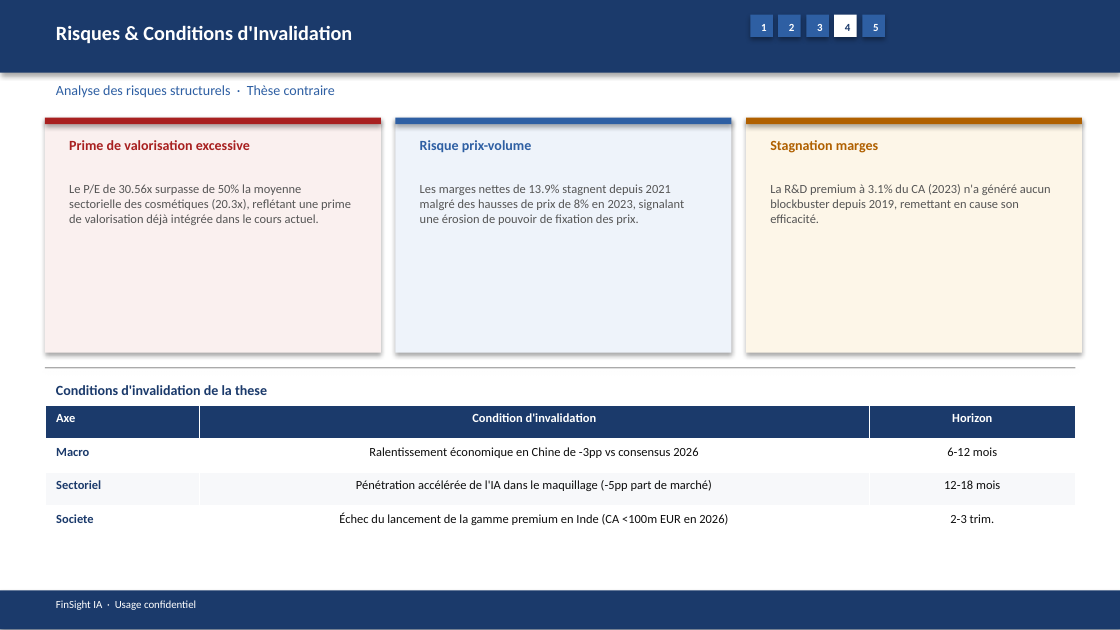
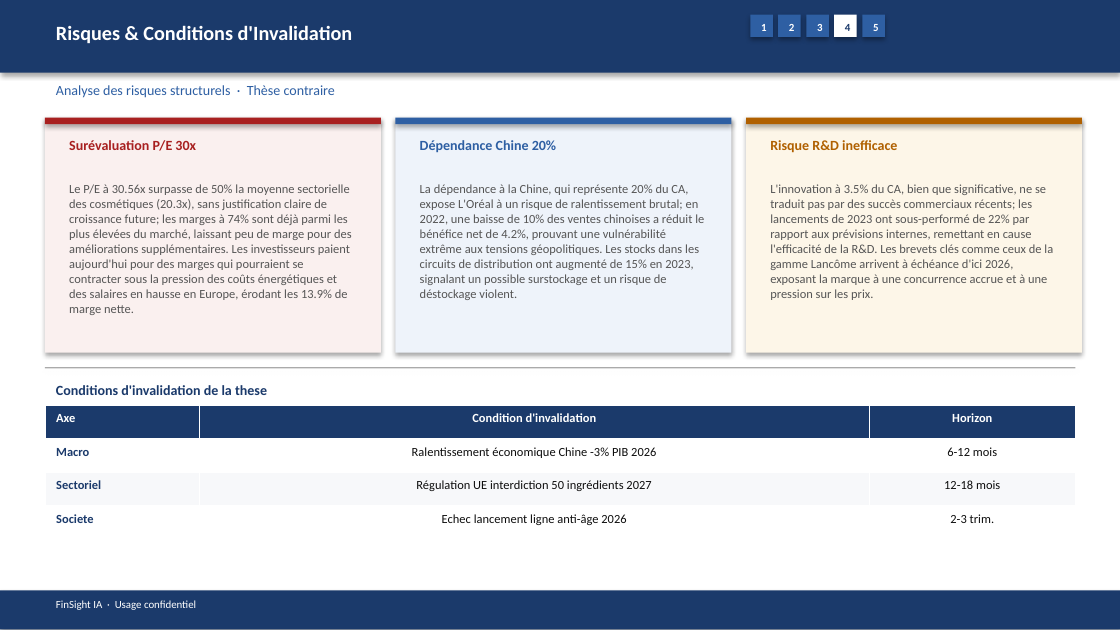
Before and after one commit to baptistejeh07-art/finsight-ia, a slide deck: slide 16 of preview/OR.PA/OR.PA_pitchbook.pptx. Drawn at 1120x630 pixels with LibreOffice and Linux fonts; fonts in the diff are those of the drawing. Boxes give left, top, right and bottom in pixels: in the first picture for what was removed or moved away, otherwise in the second. Text is boxed around its words. In the diff, an @@ line names an element or a change of style, - is before the commit and + after.

```diff
--- a/preview/OR.PA/OR.PA_pitchbook.pptx
+++ b/preview/OR.PA/OR.PA_pitchbook.pptx
@@ text at [69,140,196,151]: text changed @@
-Prime de valorisation excessive
+Surévaluation P/E 30x
@@ text at [420,140,556,152]: text changed @@
-Risque prix-volume
+Dépendance Chine 20%
@@ text at [770,140,897,153]: text changed @@
-Stagnation marges
+Risque R&D inefficace
@@ text at [69,184,352,315]: text changed @@
-Le P/E de 30.56x surpasse de 50% la moyenne sectorielle des cosmétiques (20.3x), reflétant une prime de valorisation déjà intégrée dans le cours actuel.
+Le P/E à 30.56x surpasse de 50% la moyenne sectorielle des cosmétiques (20.3x), sans justification claire de croissance future; les marges à 74% sont déjà parmi les plus élevées du marché, laissant peu de marge pour des améliorations supplémentaires. Les investisseurs paient aujourd'hui pour des marges qui pourraient se contracter sous la pression des coûts énergétiques et des salaires en hausse en Europe, érodant les 13.9% de marge nette.
@@ text at [420,184,704,300]: text changed @@
-Les marges nettes de 13.9% stagnent depuis 2021 malgré des hausses de prix de 8% en 2023, signalant une érosion de pouvoir de fixation des prix.
+La dépendance à la Chine, qui représente 20% du CA, expose L'Oréal à un risque de ralentissement brutal; en 2022, une baisse de 10% des ventes chinoises a réduit le bénéfice net de 4.2%, prouvant une vulnérabilité extrême aux tensions géopolitiques. Les stocks dans les circuits de distribution ont augmenté de 15% en 2023, signalant un possible surstockage et un risque de déstockage violent.
@@ text at [770,184,1053,300]: text changed @@
-La R&D premium à 3.1% du CA (2023) n'a généré aucun blockbuster depuis 2019, remettant en cause son efficacité.
+L'innovation à 3.5% du CA, bien que significative, ne se traduit pas par des succès commerciaux récents; les lancements de 2023 ont sous-performé de 22% par rapport aux prévisions internes, remettant en cause l'efficacité de la R&D. Les brevets clés comme ceux de la gamme Lancôme arrivent à échéance d'ici 2026, exposant la marque à une concurrence accrue et à une pression sur les prix.
@@ table at [45,405,1075,540] @@
-row 2, column 2: Ralentissement économique en Chine de -3pp vs consensus 2026
+row 2, column 2: Ralentissement économique Chine -3% PIB 2026
-row 3, column 2: Pénétration accélérée de l'IA dans le maquillage (-5pp part de marché)
+row 3, column 2: Régulation UE interdiction 50 ingrédients 2027
-row 4, column 2: Échec du lancement de la gamme premium en Inde (CA <100m EUR en 2026)
+row 4, column 2: Echec lancement ligne anti-âge 2026
```
Also in this commit, not shown: 13 other slides changed, 3 other files.
